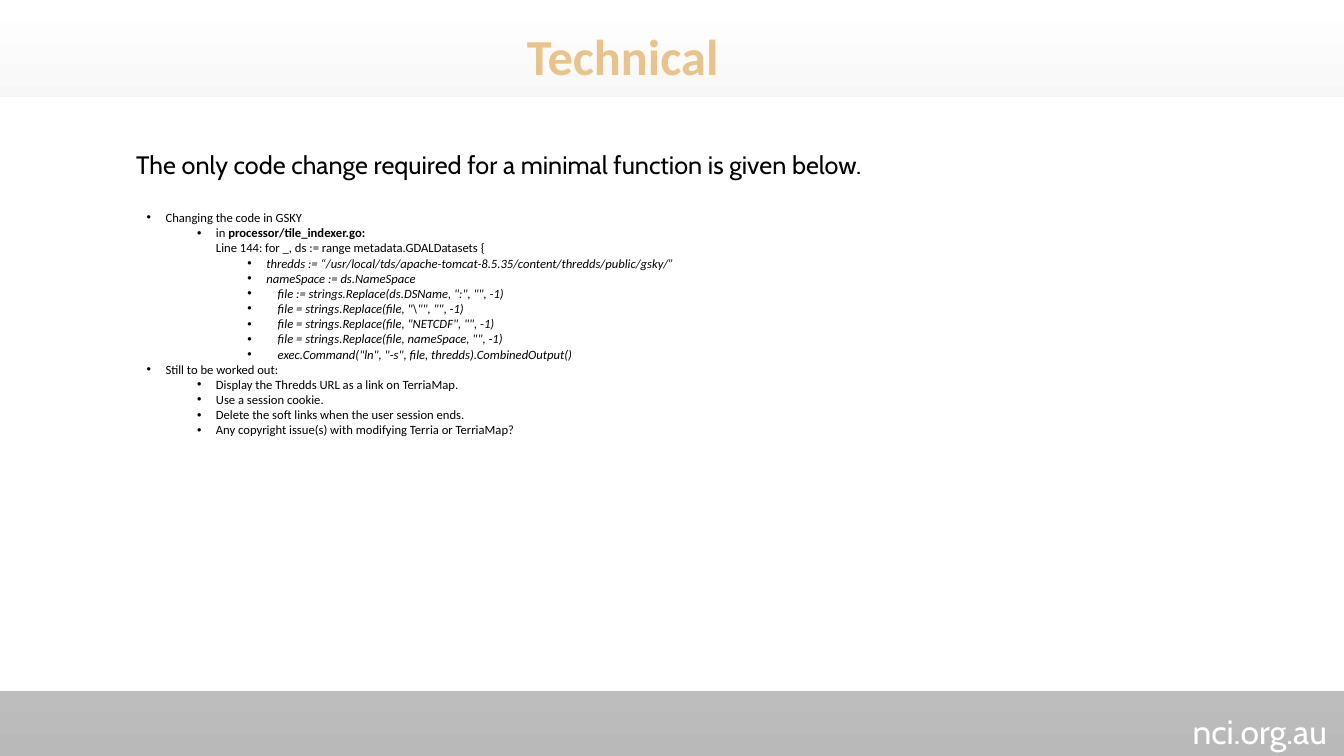
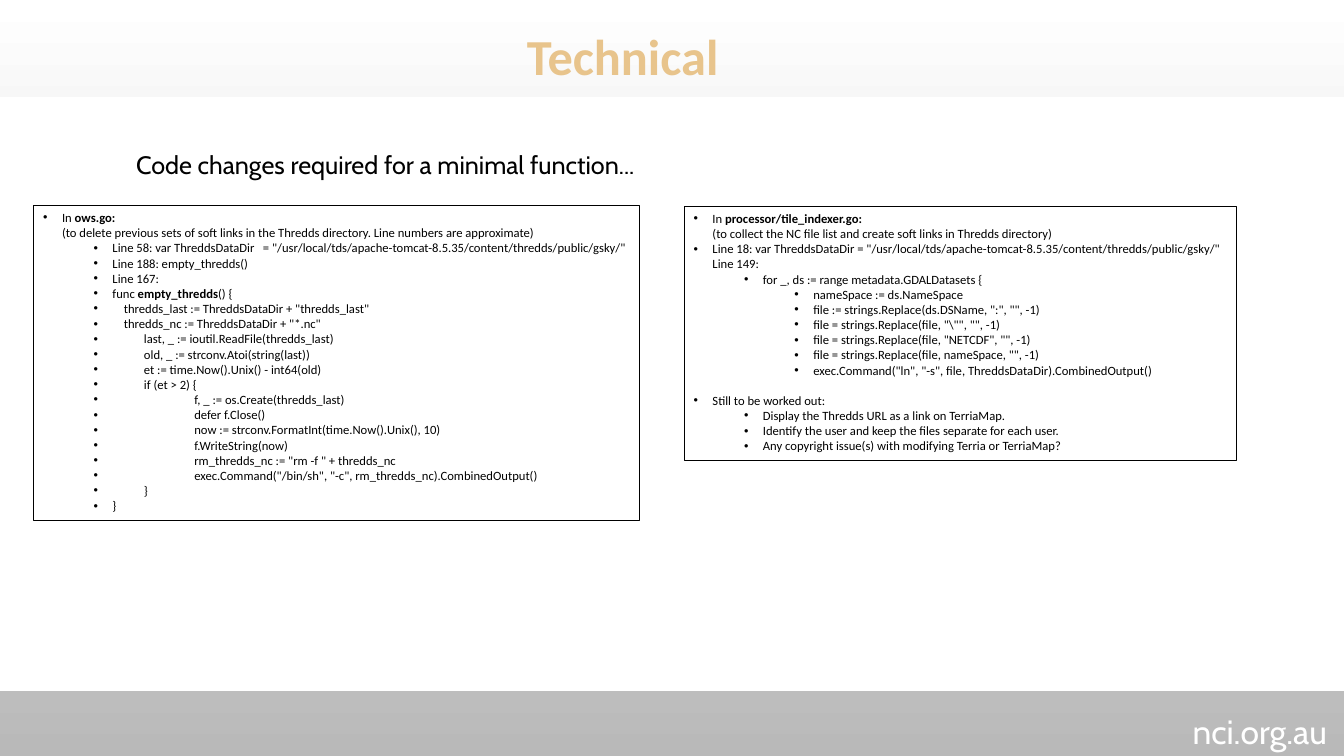
Before and after one commit to nci/gsky, a slide deck: slide 6 of Documents/ows/GSKY-Thredds_Integration.pptx. Drawn at 1344x756 pixels with LibreOffice and Linux fonts; fonts in the diff are those of the drawing; background and template pictures are left out. Boxes give left, top, right and bottom in pixels: in the first picture for what was removed or moved away, otherwise in the second. Text is boxed around its words. In the diff, an @@ line names an element or a change of style, - is before the commit and + after.

Commit message:
Implementing GSKY-Thredds

```diff
--- a/Documents/ows/GSKY-Thredds_Integration.pptx
+++ b/Documents/ows/GSKY-Thredds_Integration.pptx
@@ text at [136,155,634,180]: text changed @@
-The only code change required for a minimal function is given below.
+Code changes required for a minimal function...
@@ rectangle "In ows.go: (to delete previous ...": place and size @@
-rectangle "In ows.go: (to delete previous ..." at [166,213,674,436]
+rectangle "In ows.go: (to delete previous ..." at [33,205,639,520]
@@ rectangle "In ows.go: (to delete previous ..." at [33,205,639,520]: outline none to #000000 0.25 pt @@
@@ rectangle added at [684,206,1236,460], outline #000000 0.25 pt, 9 pt, text #000000 @@
+• In processor/tile_indexer.go:
+  (to collect the NC file list and create soft links in Thredds directory)
+• Line 18: var ThreddsDataDir = "/usr/local/tds/apache-tomcat-8.5.35/content/thredds/public/gsky/"
+  Line 149:
+  • for _, ds := range metadata.GDALDatasets {
+    • nameSpace := ds.NameSpace
+    • file := strings.Replace(ds.DSName, ":", "", -1)
+    • file = strings.Replace(file, "\"", "", -1)
+    • file = strings.Replace(file, "NETCDF", "", -1)
+    • file = strings.Replace(file, nameSpace, "", -1)
+    • exec.Command("ln", "-s", file, ThreddsDataDir).CombinedOutput()
+• Still to be worked out:
+  • Display the Thredds URL as a link on TerriaMap.
+  • Identify the user and keep the files separate for each user.
+  • Any copyright issue(s) with modifying Terria or TerriaMap?
@@ text in rectangle at [62,214,625,482]: text changed; italic off @@
-• Changing the code in GSKY
-  • in processor/tile_indexer.go:
-    Line 144: for _, ds := range metadata.GDALDatasets {
-    • thredds := “/usr/local/tds/apache-tomcat-8.5.35/content/thredds/public/gsky/”
-    • nameSpace := ds.NameSpace
-    • file := strings.Replace(ds.DSName, ":", "", -1)
-    • file = strings.Replace(file, "\"", "", -1)
-    • file = strings.Replace(file, "NETCDF", "", -1)
-    • file = strings.Replace(file, nameSpace, "", -1)
-    • exec.Command("ln", "-s", file, thredds).CombinedOutput()
-• Still to be worked out:
-  • Display the Thredds URL as a link on TerriaMap.
-  • Use a session cookie.
-  • Delete the soft links when the user session ends.
-  • Any copyright issue(s) with modifying Terria or TerriaMap?
+• In ows.go:
+  (to delete previous sets of soft links in the Thredds directory. Line numbers are approximate)
+  • Line 58: var ThreddsDataDir = "/usr/local/tds/apache-tomcat-8.5.35/content/thredds/public/gsky/"
+  • Line 188: empty_thredds()
+  • Line 167:
+  • func empty_thredds() {
+  • thredds_last := ThreddsDataDir + "thredds_last"
+  • thredds_nc := ThreddsDataDir + "*.nc"
+  • last, _ := ioutil.ReadFile(thredds_last)
+  • old, _ := strconv.Atoi(string(last))
+  • et := time.Now().Unix() - int64(old)
+  • if (et > 2) {
+  • f, _ := os.Create(thredds_last)
+  • defer f.Close()
+  • now := strconv.FormatInt(time.Now().Unix(), 10)
+  • f.WriteString(now)
+  • rm_thredds_nc := "rm -f " + thredds_nc
+  • exec.Command("/bin/sh", "-c", rm_thredds_nc).CombinedOutput()
+  • }
+  • }
```
Also in this commit, not shown: 3 other slides changed.
